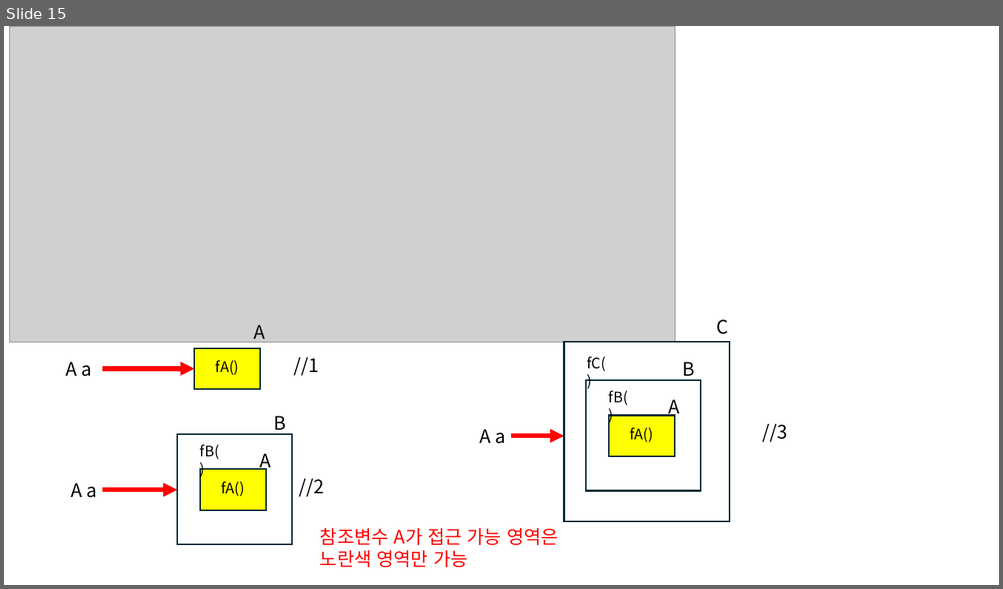
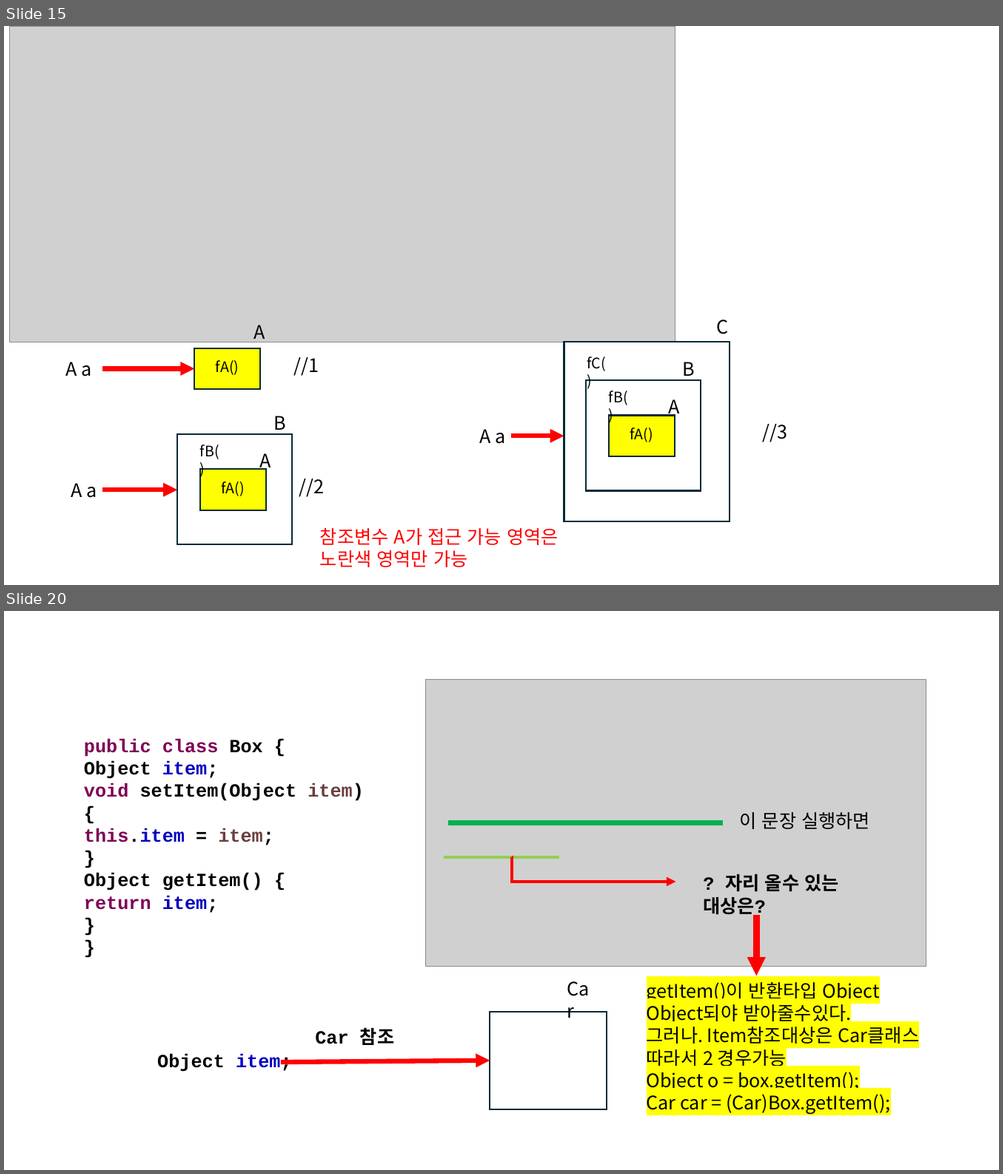
Before and after one commit to redkama/Java_20251020, a slide deck: java수업.pptm. Shown one above the other, each under a label of ours: slide 15 before the commit, slides 15 and 20 after it; the slides between them are not shown. The pictures are 1003x589 and 1003x1174 pixels, drawn with LibreOffice and Linux fonts; fonts in the diff are those of the drawing; grey boxes stand for pictures. Boxes give left, top, right and bottom in pixels: in the first picture for what was removed or moved away, otherwise in the second. Text is boxed around its words. In the diff, an @@ line names an element or a change of style, - is before the commit and + after.

```diff
--- a/java수업.pptm
+++ b/java수업.pptm
@@ slide 20 added at bbox=[4, 611, 999, 1170], background #FFFFFF @@
@@ picture added at bbox=[426, 680, 926, 966] @@
@@ text added at bbox=[84, 738, 364, 913], 18 pt, text #000000, bold @@
+public class Box {
+Object item;
+void setItem(Object item) {
+this.item = item;
+}
+Object getItem() {
+return item;
+}
+}
@@ line added from (448, 823) to (723, 823), #00B050 4.5 pt @@
@@ text added at bbox=[740, 812, 870, 829], 18 pt, text #000000 @@
+이 문장 실행하면
@@ line added from (559, 857) to (444, 857), #92D050 3 pt @@
@@ elbow arrow added from (512, 857) to (675, 882), #FF0000 3 pt @@
@@ text added at bbox=[703, 874, 838, 917], 18 pt, text #000000, bold @@
+? 자리 올수 있는 대상은?
@@ arrow added from (756, 914) to (756, 976), #FF0000 6 pt @@
@@ text added at bbox=[560, 974, 603, 1004], 18 pt, text #000000 @@
+Car
@@ text added at bbox=[646, 982, 919, 1114], 18 pt, text #000000 @@
+getItem()이 반환타입 Object
+Object되야 받아줄수있다.
+그러나. Item참조대상은 Car클래스
+따라서 2 경우가능
+Object o = box.getItem();
+Car car = (Car)Box.getItem();
@@ text added at bbox=[315, 1028, 394, 1045], 18 pt, text #000000, bold @@
+Car 참조
@@ rectangle added at bbox=[489, 1011, 606, 1110], outline #092A39 1.5 pt @@
@@ text added at bbox=[157, 1054, 292, 1072], 18 pt, text #000000, bold @@
+Object item;
@@ arrow added from (281, 1062) to (489, 1061), #FF0000 4.5 pt @@
```
Also in this commit, not shown: 1 slide changed, 4 other slides added.
